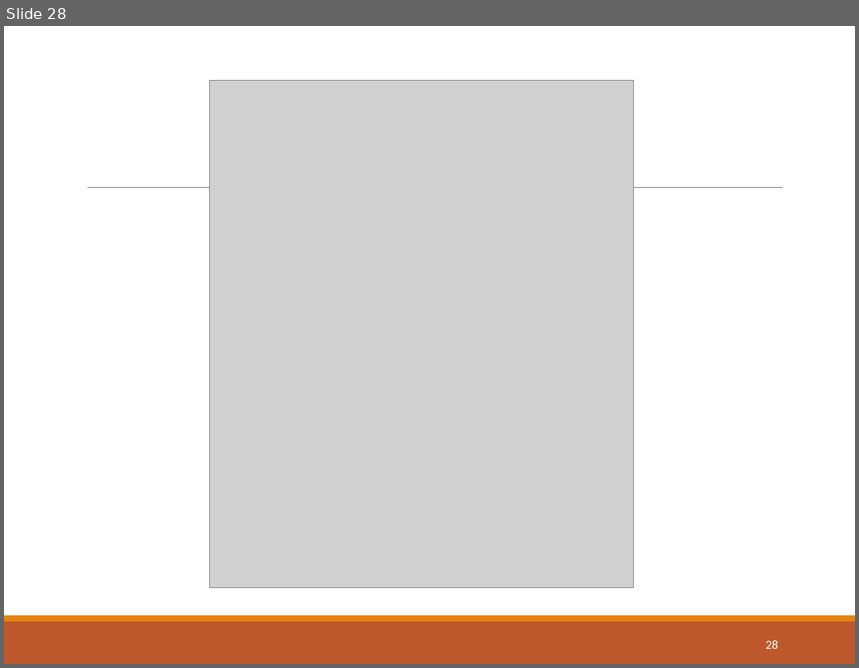
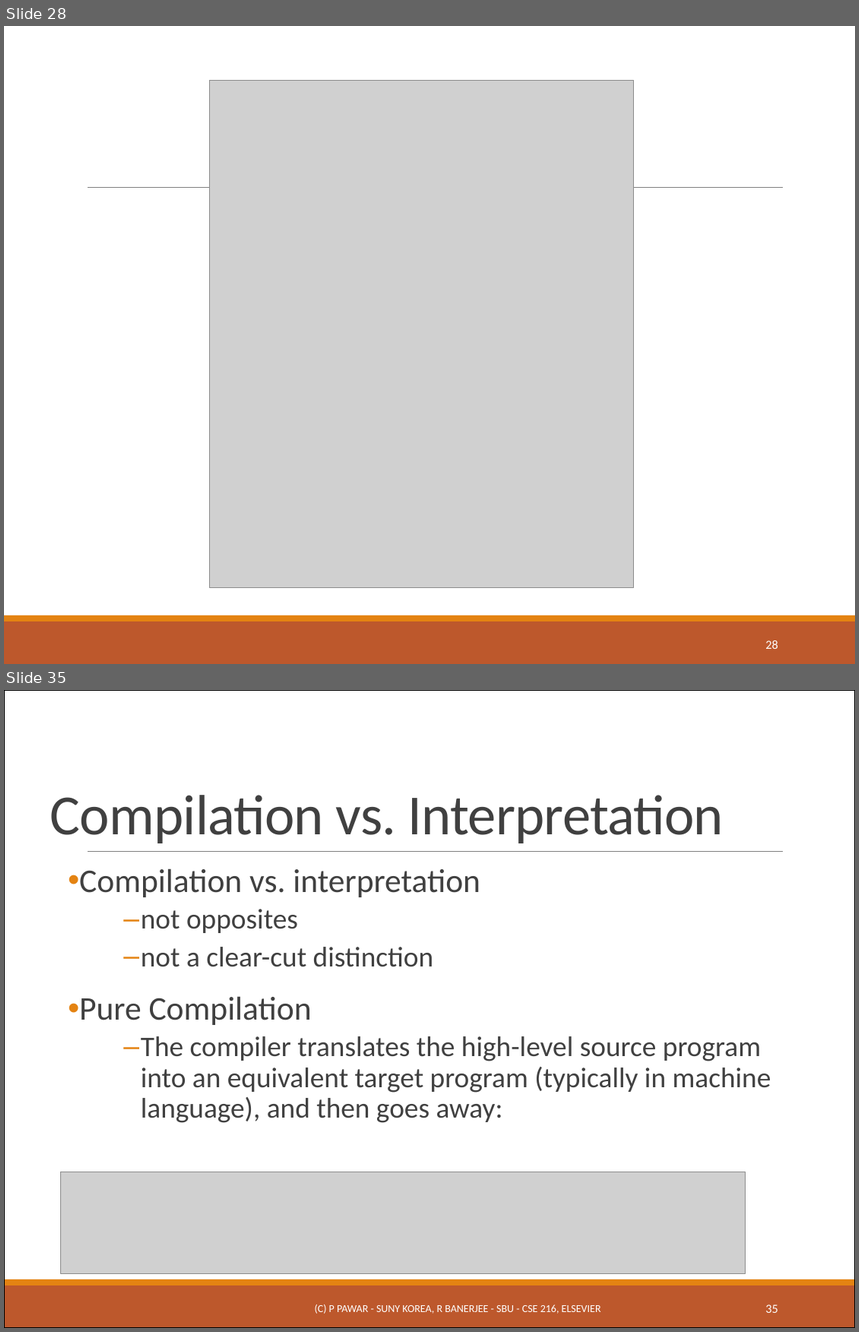
Before and after one commit to ppawar/ppawar.github.io, a slide deck: CSE216-S19/slides/PPT/CSE216_Lec1.pptx. Shown one above the other, each under a label of ours: slide 28 before the commit, slides 28 and 35 after it; the slides between them are not shown. The pictures are 859x668 and 859x1332 pixels, drawn with LibreOffice and Linux fonts; fonts in the diff are those of the drawing; grey boxes stand for pictures. Boxes give left, top, right and bottom in pixels: in the first picture for what was removed or moved away, otherwise in the second. Text is boxed around its words. In the diff, an @@ line names an element or a change of style, - is before the commit and + after.

```diff
--- a/CSE216-S19/slides/PPT/CSE216_Lec1.pptx
+++ b/CSE216-S19/slides/PPT/CSE216_Lec1.pptx
@@ slide 35 added at (4, 690, 855, 1328), background #FFFFFF; not listed: 3 template elements that a slide beside it also shows @@
@@ rectangle added at (4, 690, 855, 1328), outline #000000 0.75 pt @@
@@ title added at (50, 795, 724, 844), 48 pt, text #404040 @@
+Compilation vs. Interpretation
@@ text added at (79, 869, 772, 1123), 24 pt, text #404040 @@
+• Compilation vs. interpretation
+  – not opposites
+  – not a clear-cut distinction
+• Pure Compilation
+  – The compiler translates the high-level source program into an equivalent target program (typically in machine language), and then goes away:
@@ picture added at (61, 1173, 746, 1274) @@
@@ text added at (315, 1305, 601, 1314), 9 pt, text #FFFFFF @@
+(C) P PAWAR - SUNY KOREA, R BANERJEE - SBU - CSE 216, ELSEVIER
@@ page number added at (766, 1305, 778, 1313), 10.5 pt, text #FFFFFF @@
+35
```
Also in this commit, not shown: 32 slides changed, 19 other slides added.
